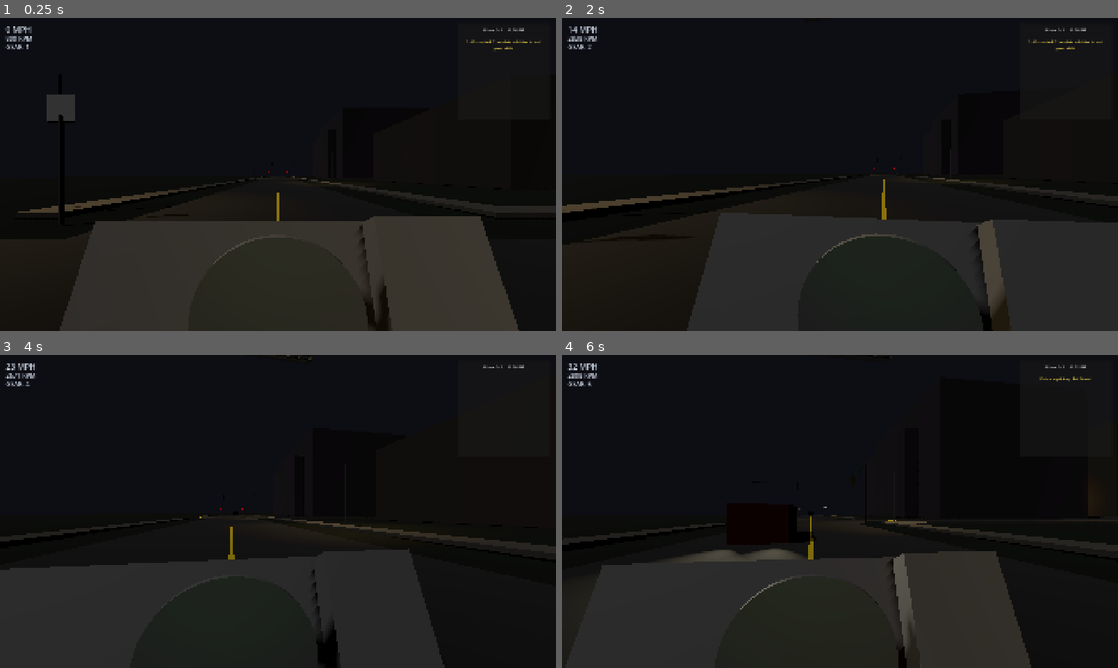
Above: before the commit, frames 1-4 (two rows, left to right).
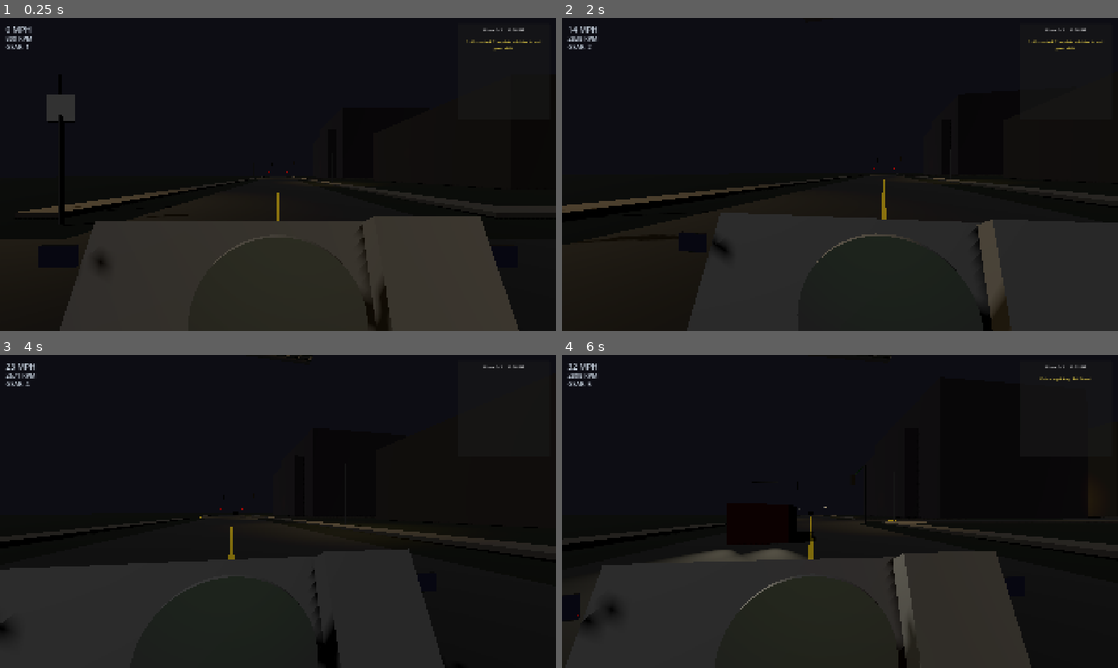
Above: after the commit, the same moments.

Repository: adam-younes/last-fare
Game: Godot game, scene res://scenes/main/game.tscn
Two runs of this game, one before a commit and one after it. Both use one fixed random seed, a clock stepped at 60 frames per second and the inputs below.
Inputs (mouse positions are in pixels of both pictures, inside the frame that each line leads up to):
- Up to frame 1 (0.25 s): no input
- Up to frame 2 (2 s): move the mouse to (867, 174) at 0.52 s; hold Y (accept_ride) 0.53-1.28 s; hold W (accelerate) from 0.53 s (still down); move the mouse to (812, 174) at 1.27 s; click (812, 174) at 1.35 s
- Up to frame 3 (4 s): keep holding W (accelerate); move the mouse to (289, 505) at 2.02 s; hold R (look_mirror) 2.03-2.78 s; move the mouse to (272, 517) at 2.77 s; tap T (look_phone) at 2.85 s; move the mouse to (316, 514) at 3.52 s; hold N (refuse_ride) from 3.53 s (still down)
- Up to frame 4 (6 s): move the mouse to (795, 508) at 4.27 s; release N (refuse_ride) at 4.28 s; tap Y (accept_ride) at 4.35 s; move the mouse to (845, 511) at 5.02 s; press the mouse at (845, 511) at 5.03 s; release W (accelerate) at 5.75 s; release the mouse at (845, 511) at 5.75 s; click "Accept (Y)" at 5.75 s

The runs differ from the first frame. In frame 1, less than 0.1% of the frame differs, in the area x 17-19%, y 76-80%; in frame 2, less than 0.1%; in frame 3, less than 0.1%; in frame 4, 0.3%, in the area x 0-10%, y 76-87%.

Commit message:
moved side-views

Diff:
--- a/scenes/main/car_interior.tscn
+++ b/scenes/main/car_interior.tscn
@@ -3,6 +3,19 @@
 [ext_resource type="Script" uid="uid://da11q5ui24sou" path="res://scenes/main/car_interior.gd" id="1_car"]
 [ext_resource type="PackedScene" uid="uid://crgps00001" path="res://scenes/ui/gps.tscn" id="2_gps"]
 [ext_resource type="Script" uid="uid://dbb73mbv0l3m7" path="res://scripts/camera_controller.gd" id="3_cam"]
+
+[sub_resource type="BoxShape3D" id="BoxShape3D_car01"]
+size = Vector3(2, 1.2, 4.5)
+
+[sub_resource type="BoxMesh" id="BoxMesh_mirror"]
+size = Vector3(0.22, 0.07, 0.015)
+
+[sub_resource type="BoxMesh" id="BoxMesh_side_mirror"]
+size = Vector3(0.16, 0.1, 0.015)
+
+[sub_resource type="PlaneMesh" id="PlaneMesh_gps01"]
+size = Vector2(0.18, 0.12)
+orientation = 2
 
 [sub_resource type="CylinderMesh" id="CylinderMesh_5tr16"]
 
@@ -11,19 +24,6 @@
 [sub_resource type="BoxMesh" id="BoxMesh_bsqsw"]
 
 [sub_resource type="BoxMesh" id="BoxMesh_s1jfi"]
-
-[sub_resource type="PlaneMesh" id="PlaneMesh_gps01"]
-size = Vector2(0.18, 0.12)
-orientation = 2
-
-[sub_resource type="BoxMesh" id="BoxMesh_mirror"]
-size = Vector3(0.22, 0.07, 0.015)
-
-[sub_resource type="BoxMesh" id="BoxMesh_side_mirror"]
-size = Vector3(0.16, 0.1, 0.015)
-
-[sub_resource type="BoxShape3D" id="BoxShape3D_car01"]
-size = Vector3(2.0, 1.2, 4.5)
 
 [node name="CarInterior" type="CharacterBody3D"]
 collision_layer = 2
@@ -52,7 +52,7 @@
 fov = 70.0
 
 [node name="PassengerSeat" type="Marker3D" parent="CarMesh"]
-transform = Transform3D(1, 0, 0, 0, 1, 0, 0, 0, 1, 0.3, 0.8, 1.0)
+transform = Transform3D(1, 0, 0, 0, 1, 0, 0, 0, 1, 0.3, 0.8, 1)
 
 [node name="RearviewMirror" type="Node3D" parent="CarMesh"]
 transform = Transform3D(1, 0, 0, 0, 1, 0, 0, 0, 1, 0, 1.35, -0.1)
@@ -69,9 +69,10 @@
 fov = 60.0
 
 [node name="LeftMirror" type="Node3D" parent="CarMesh"]
-transform = Transform3D(1, 0, 0, 0, 1, 0, 0, 0, 1, -1.0, 0.95, -0.2)
+transform = Transform3D(1, 0, 0, 0, 1, 0, 0, 0, 1, -1, 0.95, -0.2)
 
 [node name="MirrorMesh" type="MeshInstance3D" parent="CarMesh/LeftMirror"]
+transform = Transform3D(1, 0, 0, 0, 1, 0, 0, 0, 1, 0, -0.2237308, -0.6175156)
 mesh = SubResource("BoxMesh_side_mirror")
 
 [node name="SubViewport" type="SubViewport" parent="CarMesh/LeftMirror"]
@@ -83,9 +84,10 @@
 fov = 50.0
 
 [node name="RightMirror" type="Node3D" parent="CarMesh"]
-transform = Transform3D(1, 0, 0, 0, 1, 0, 0, 0, 1, 1.0, 0.95, -0.2)
+transform = Transform3D(1, 0, 0, 0, 1, 0, 0, 0, 1, 1, 0.95, -0.2)
 
 [node name="MirrorMesh" type="MeshInstance3D" parent="CarMesh/RightMirror"]
+transform = Transform3D(1, 0, 0, 0, 1, 0, 0, 0, 1, 0, -0.2237308, -0.6175156)
 mesh = SubResource("BoxMesh_side_mirror")
 
 [node name="SubViewport" type="SubViewport" parent="CarMesh/RightMirror"]
